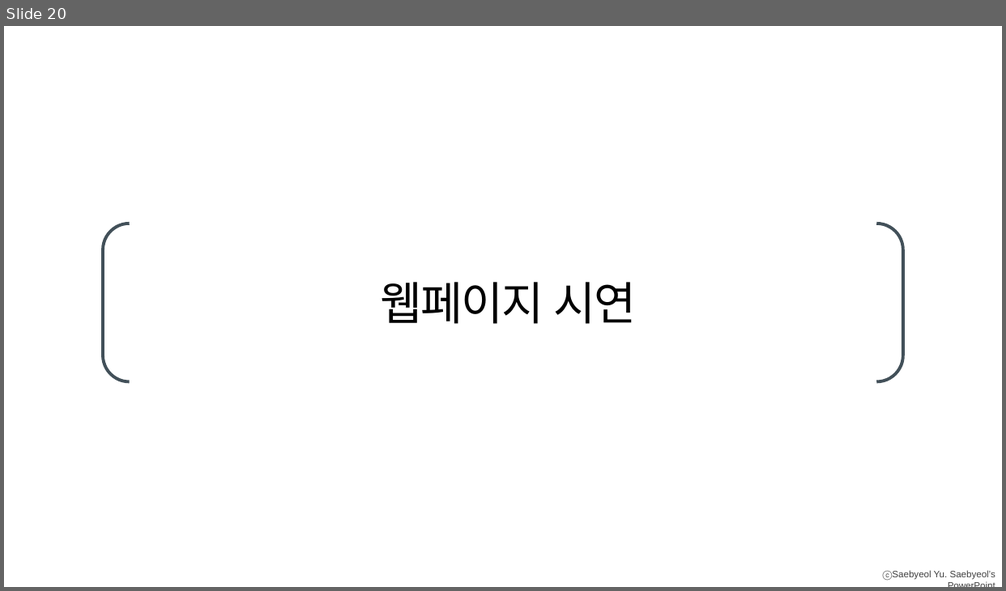
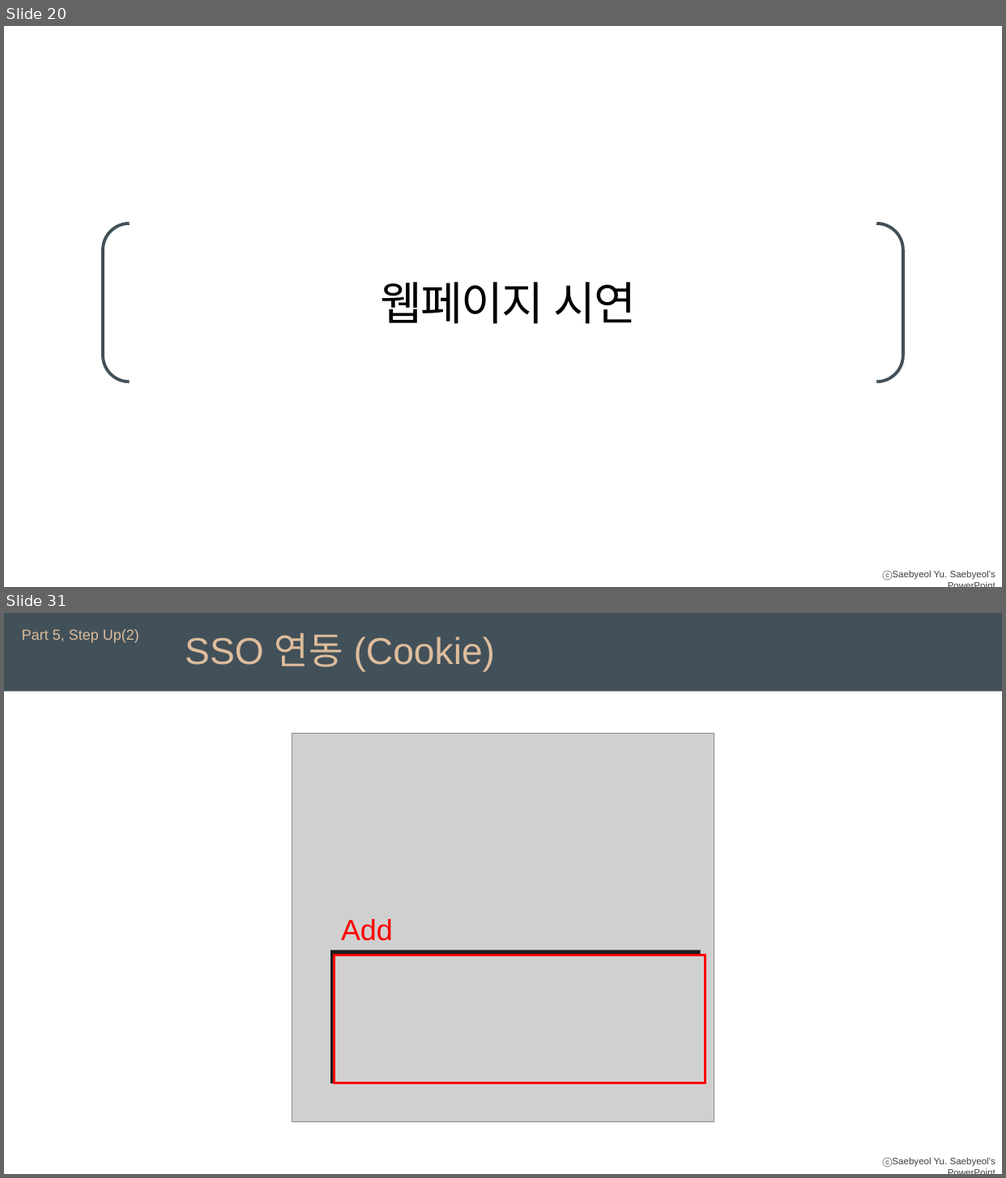
Before and after one commit to arsene-03/MashUp-SpotfireJsApi, a slide deck: Mash-up과제 소개.pptx. Shown one above the other, each under a label of ours: slide 20 before the commit, slides 20 and 31 after it; the slides between them are not shown. The pictures are 1006x591 and 1006x1178 pixels, drawn with LibreOffice and Linux fonts; fonts in the diff are those of the drawing; grey boxes stand for pictures; background and template pictures are left out. Boxes give left, top, right and bottom in pixels: in the first picture for what was removed or moved away, otherwise in the second. Text is boxed around its words. In the diff, an @@ line names an element or a change of style, - is before the commit and + after.

```diff
--- a/Mash-up과제 소개.pptx
+++ b/Mash-up과제 소개.pptx
@@ slide 31 added at [4, 613, 1002, 1174], background #FFFFFF; not listed: 1 template element that a slide beside it also shows @@
@@ rectangle added at [4, 613, 1002, 692], fill #425059 @@
@@ text added at [22, 629, 139, 643], 14 pt, text #DDBC9C @@
+Part 5, Step Up(2)
@@ text added at [185, 633, 495, 672], 36 pt, text #DDBC9C @@
+SSO 연동 (Cookie)
@@ picture added at [292, 734, 714, 1122] @@
@@ text added at [341, 919, 393, 941], 28 pt, text #FF0000 @@
+Add
@@ rectangle added at [330, 951, 701, 1084], fill #191D1F @@
@@ picture added at [334, 955, 705, 1083] @@
@@ rectangle added at [334, 955, 705, 1083], outline #FF0000 2.25 pt @@
```
Also in this commit, not shown: 4 slides changed, 9 other slides added, 2 other files.
